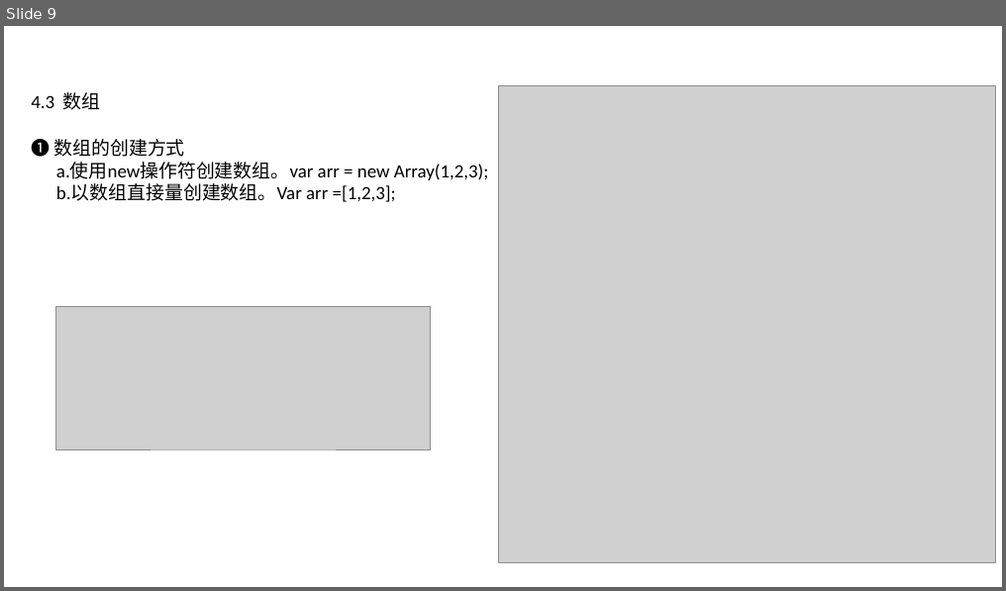
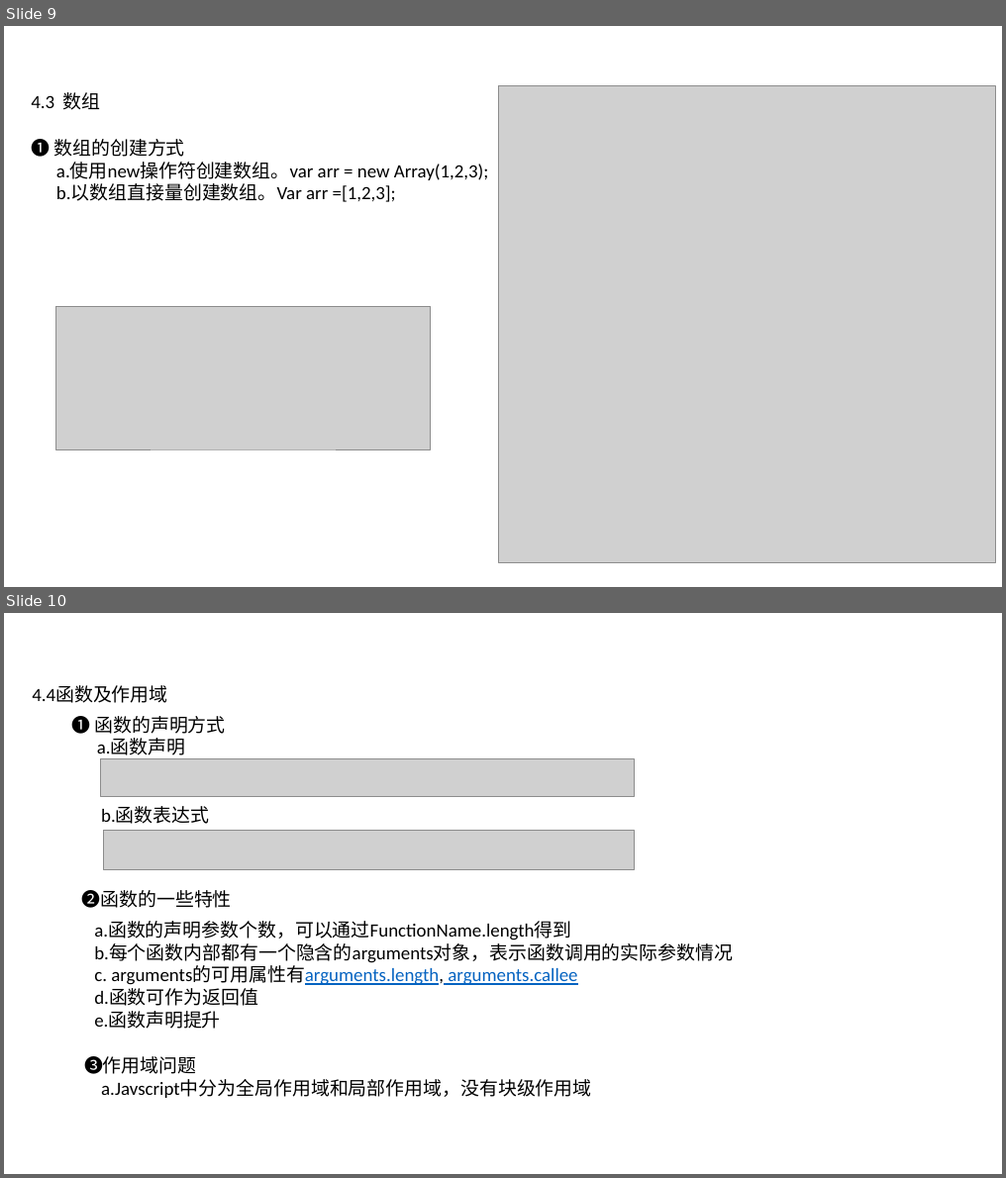
Before and after one commit to hiliny/lessonProject, a slide deck: documents/Javascript语言基础.pptx. Shown one above the other, each under a label of ours: slide 9 before the commit, slides 9 and 10 after it. The pictures are 1006x591 and 1006x1178 pixels, drawn with LibreOffice and Linux fonts; fonts in the diff are those of the drawing; grey boxes stand for pictures; background and template pictures are left out. Boxes give left, top, right and bottom in pixels: in the first picture for what was removed or moved away, otherwise in the second. Text is boxed around its words. In the diff, an @@ line names an element or a change of style, - is before the commit and + after.

```diff
--- a/documents/Javascript语言基础.pptx
+++ b/documents/Javascript语言基础.pptx
@@ slide 10 added at box(4, 613, 1002, 1174), background picture (left out) @@
@@ text added at box(32, 686, 167, 703), 18 pt, text #000000 @@
+4.4函数及作用域
@@ text added at box(71, 712, 225, 760), 18 pt, text #000000 @@
+❶ 函数的声明方式
+a.函数声明
@@ picture added at box(101, 759, 634, 796) @@
@@ text added at box(101, 807, 209, 824), 18 pt, text #000000 @@
+b.函数表达式
@@ picture added at box(104, 830, 635, 869) @@
@@ text added at box(82, 890, 232, 908), 18 pt, text #000000 @@
+❷函数的一些特性
@@ text added at box(94, 921, 733, 1029), 18 pt, text #000000 @@
+a.函数的声明参数个数，可以通过FunctionName.length得到
+b.每个函数内部都有一个隐含的arguments对象，表示函数调用的实际参数情况
+c. arguments的可用属性有arguments.length, arguments.callee
+d.函数可作为返回值
+e.函数声明提升
@@ text added at box(84, 1057, 592, 1098), 18 pt, text #000000 @@
+❸作用域问题
+a.Javscript中分为全局作用域和局部作用域，没有块级作用域
```
Also in this commit, not shown: 4 other slides added, 5 slides removed, 1 other file.
